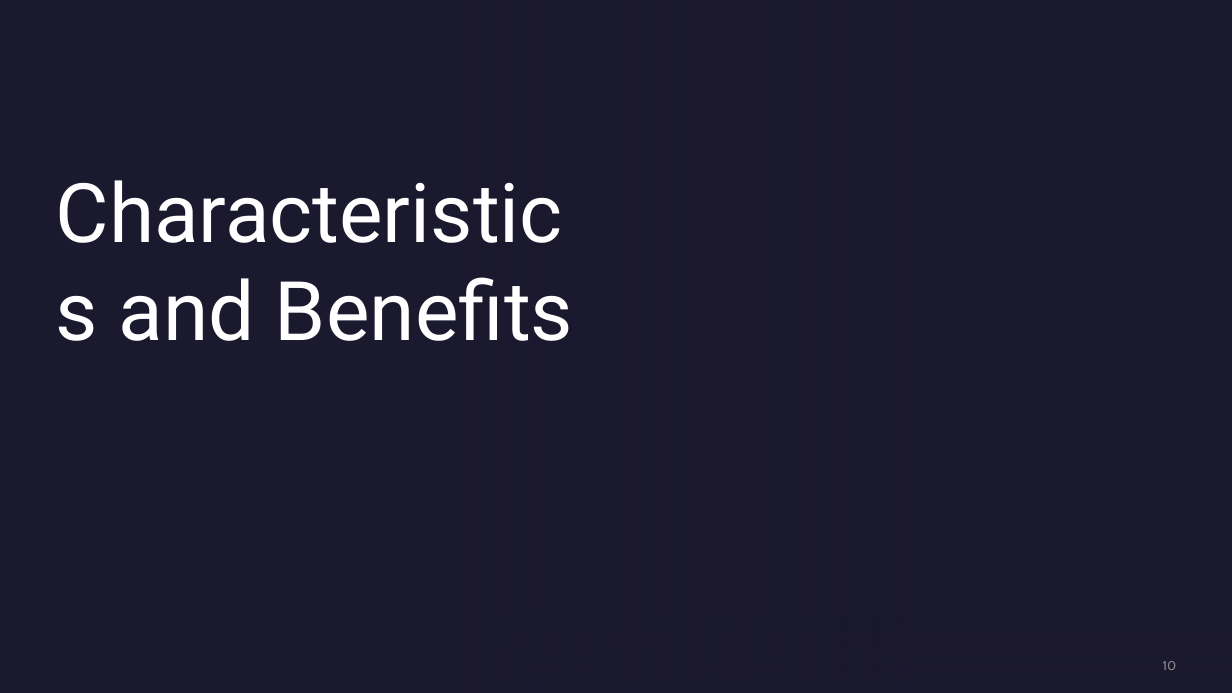
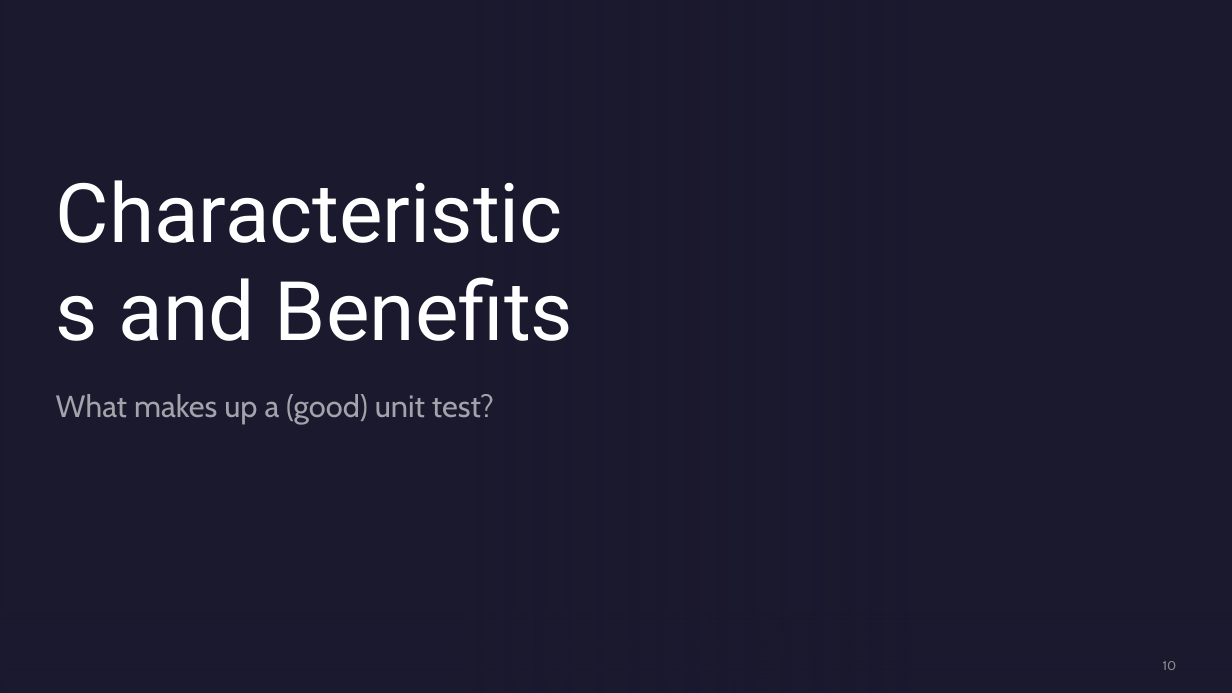
Before and after one commit to Three97/UnitTestingPresentation, a slide deck: slide 10 of PowerPoint/UnitTestingInCSharp.pptx. Drawn at 1232x693 pixels with LibreOffice and Linux fonts; fonts in the diff are those of the drawing; background and template pictures are left out. Boxes give left, top, right and bottom in pixels: in the first picture for what was removed or moved away, otherwise in the second. Text is boxed around its words. In the diff, an @@ line names an element or a change of style, - is before the commit and + after.

Commit message:
makes minor updates to a few slides;

```diff
--- a/PowerPoint/UnitTestingInCSharp.pptx
+++ b/PowerPoint/UnitTestingInCSharp.pptx
@@ subtitle added at [56,394,494,424], 24 pt, text #FFFFFF at 60% opacity @@
+What makes up a (good) unit test?
```
Also in this commit, not shown: 10 other slides changed.
